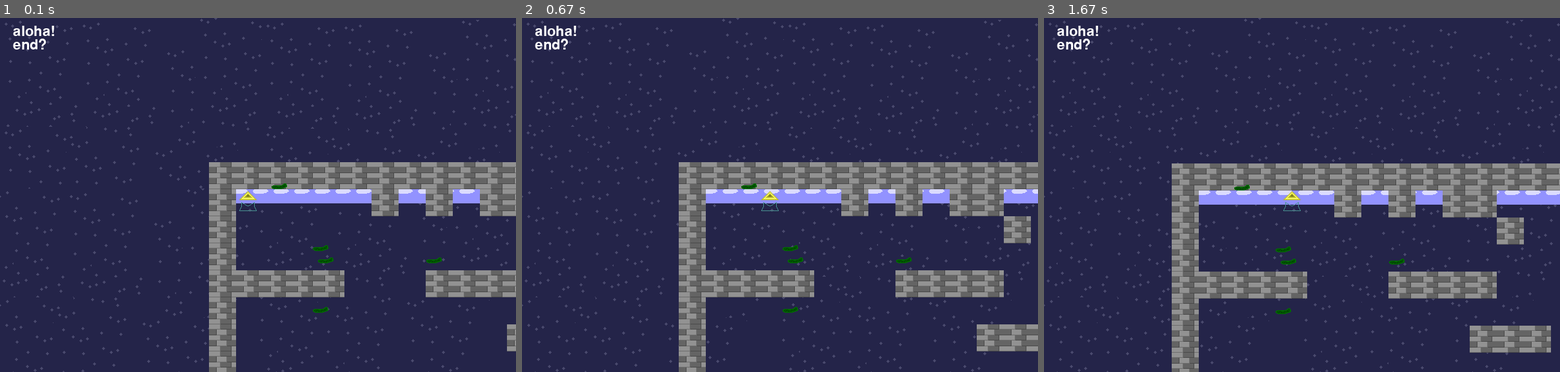
Above: before the commit, frames 1-3 (left to right).
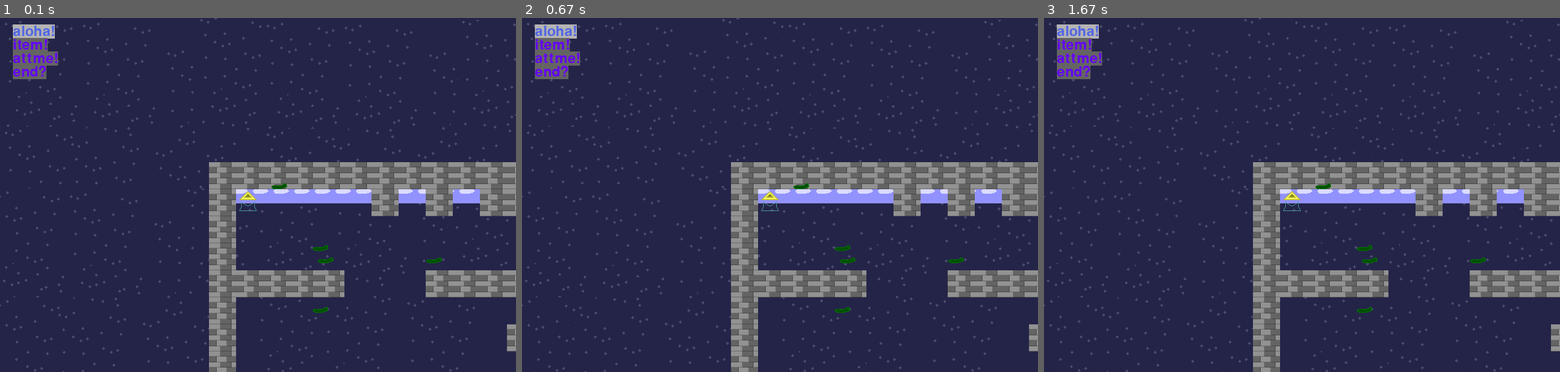
Above: after the commit, the same moments.

Repository: anokata/pythonPetProjects
Game: pygame game, started from platformer/sur.py
The game is run twice, just before and just after one commit, with the same random seed, the same clock (stepped at 60 frames per second) and the same inputs.
Inputs:
- Up to frame 1 (0.1 s): no input
- Up to frame 2 (0.67 s): hold Space from 0.33 s (still down); hold Right from 0.33 s (still down)
- Up to frame 3 (1.67 s): release Space at 0.8 s; release Right at 0.8 s; hold Up 0.83-1.3 s

The runs differ from the first frame. In frame 1, 1.2% of the frame differs, in the area x 2-12%, y 1-18%; in frame 2, 14%; in frame 3, 18%, in the area x 2-100%, y 1-100%.

Commit message:
Состояние меню. Доделал шрифты. Меню делаю.

Diff:
--- a/platformer/sur.py
+++ b/platformer/sur.py
@@ -188,6 +188,11 @@
 layerBg = None
 layerFg = None
 textLayer = None
+menu = None
+
+def menuKeyDown(k, d):
+    if k == pygame.K_UP:
+        pass
 
 def mechanic(dt):
     handleEvent('mechanic', dt)
@@ -199,7 +204,7 @@
     if k == pygame.K_LEFT:
         player.moving += 1
     if k == pygame.K_SPACE:
-        pass
+        changeState('menu1')
     if k == pygame.K_UP:
         player.movingud = 1
     if k == pygame.K_DOWN:
@@ -219,37 +224,44 @@
         player.movingud = 0
 
 class Font():
-    def __init__(self, size, color):
+    def __init__(self, size, color = (255, 255, 255), bgcolor=False):
         self.h = h = size
-        self.color = (255, 255, 255)
+        self.color = color
+        self.bg = bgcolor
         self.font = pygame.font.Font(None, h)
 
     def render(self, t):
-        return self.font.render(t, 1, self.color)
+        if self.bg:
+            return self.font.render(t, 1, self.color, self.bg)
+        else:
+            return self.font.render(t, 1, self.color)
 
     def get_rect(self):
         return self.font.get_rect()
 
 class MenuList():
     items = []
-
-    def __init__(self, layer, font, id, x=20, y=10):
+    selected = 0
+
+    def __init__(self, layer, id, x=20, y=10):
         self.layer = layer
         self.items = list()
         self.id = id
         self.rect = pygame.Rect(0,0,0,0)
-        self.font = font
+        #self.font = Font(32, (100, 0, 250))
+        self.font = Font(32, (100, 0, 250), (100, 100, 100))
+        self.selfont = Font(32, (80, 100, 230), (180, 180, 180))
         self.x = x
         self.y = y
-
-    def getText(self, text):
-        return self.font.render(text)
 
     def rend(self):
         self.layer[self.id] = list()
         y = self.y
         for x in self.items:
-            t = self.getText(x)
+            if self.items.index(x) == self.selected:
+                t = self.selfont.render(x)
+            else:
+                t = self.font.render(x)
             self.rect = t.get_rect()
             self.rect.top = y
             self.rect.left = self.x
@@ -259,6 +271,13 @@
     def addItem(self, text):
         self.items.append(text)
         self.rend()
+
+    def next(self):
+        self.index += 1
+        if self.index >= len(self.items):
+            self.index = 0
+        if self.index < 0:
+            self.index = len(self.items) - 1
 
 def drawMain():
     screen.blit(bgSurface.image, (0, 0))
@@ -294,11 +313,13 @@
     bgSurface.image = pygame.image.load('nightSky0.png').convert()
     player = pgPlayer(44, 44)
     addState('mainRun')
+    addState('menu1')
     changeState('mainRun')
     setEventHandler('mainRun', 'draw', drawMain)
     setEventHandler('mainRun', 'keyDown', keyDown)
     setEventHandler('mainRun', 'keyUp', keyUp)
     setEventHandler('mainRun', 'mechanic', player.moveSide)
+    setEventHandler('menu1', 'keyDown', menuKeyDown)
 
     mp = list()
     Layers = list()
@@ -311,8 +332,12 @@
     entities = Layers[1]
     textLayer = {'menu1': list()}
 
-    menu = MenuList(textLayer, Font(32, (255, 255, 0)), 'menu1')
+    # menu
+    global menu
+    menu = MenuList(textLayer,  'menu1')
     menu.addItem('aloha!')
+    menu.addItem('item!')
+    menu.addItem('attme!')
     menu.addItem('end?')
 
     for x in range(30):
